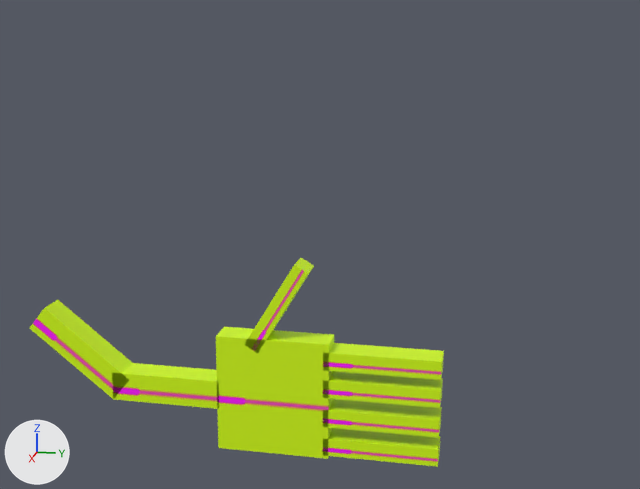
Two versions of the Blender file res/models/arm/arm.blend, one commit apart.
One viewpoint serves both versions: a 50 mm camera at (8.29, 4.76, 2.94) aimed at (0.08, 3.12, 0.89). Arrows for +X, +Y and +Z are at lower left; the lights stay in place.

The older version as bpy lines, for what is in view:
```python
me_cube_001 = bpy.data.meshes.new('Cube.001')
me_cube_001.from_pydata(...)  # 12 vertices, 10 faces; spans x -0.151..0.151, y -0.151..0.151, z -0.151..1.015
me_cube_001.materials.append(mat_material_004)  # picture img_fingers
me_cube_002 = bpy.data.meshes.new('Cube.002')
me_cube_002.from_pydata(...)  # 24 vertices, 22 faces; spans x -0.151..0.151, y -0.64..0.592, z -0.151..1.015
me_cube_002.materials.append(mat_material_004)  # picture img_fingers
me_cube_005 = bpy.data.meshes.new('Cube.005')
me_cube_005.from_pydata(...)  # 12 vertices, 10 faces; spans x -0.151..0.151, y -0.151..0.151, z -0.151..1.015
me_cube_005.materials.append(mat_material_004)  # picture img_fingers
ob_hand = bpy.data.objects.new('hand', me_cube_002)
ob_hand.location = (0.0, 2.207, -0.741)
ob_hand.rotation_euler = (-1.576, 0.0, 0.0)  # degrees (-90, 0, 0)
ob_middle_finger = bpy.data.objects.new('middle_finger', me_cube_005)
ob_middle_finger.location = (0.0, 3.318, -0.583)
ob_middle_finger.rotation_euler = (-1.576, 0.0, 0.0)  # degrees (-90, 0, 0)
ob_middle_finger.scale = (1.0, 0.616, 1.0)
ob_upper_arm = bpy.data.objects.new('upper_arm', me_cube_001)
ob_upper_arm.location = (0.0, 0.214, -0.131)
ob_upper_arm.rotation_euler = (-2.25, 0.0, 0.0)  # degrees (-129, 0, 0)
# also in view: 'lower_arm' at (0.0, 1.49, -0.74); 'index_finger' at (0.0, 3.75, -0.29); 'ring_finger' at (0.0, 3.75, -0.9); 'pinky_finger' at (0.0, 3.75, -1.22); 'thumb' at (0.0, 2.69, 0.22)
```
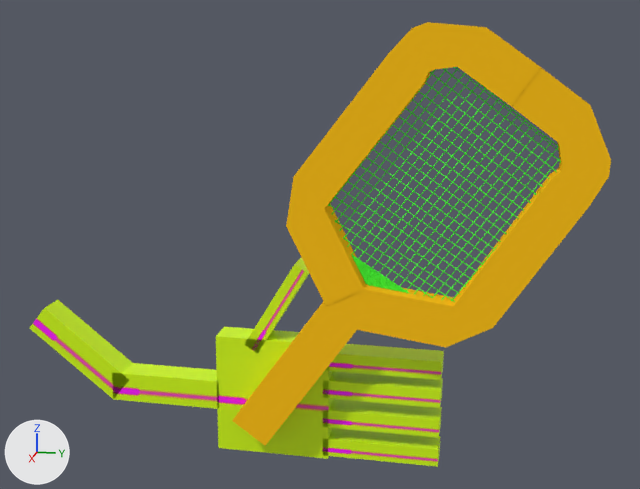
The newer file is also turned or shifted as a whole; pictures and numbers use the older file's frame.

The change, as a diff of the scene's bpy script:
```diff
--- a/res/models/arm/arm.blend.py
+++ b/res/models/arm/arm.blend.py
@@ img_material_base_color_png @@
+img_material_base_color_png = load_image('Material Base Color.png', 'Material Base Color.png', 1024, 1024, 'sRGB')
@@ img_plane_base_color_png @@
+img_plane_base_color_png = load_image('Plane Base Color.png', 'Plane Base Color.png', 1024, 1024, 'sRGB')
@@ mat_material_002 @@
+mat_material_002 = principled_material('Material.002')
+mat_material_002.texture = img_material_base_color_png
+mat_material_002.specular_ior_level = 0.0
@@ mat_material_001 @@
+mat_material_001 = principled_material('Material.001')
+mat_material_001.texture = img_plane_base_color_png
+mat_material_001.specular_ior_level = 0.0
@@ me_cube_009 @@
+me_cube_009.from_pydata(...)  # 100 vertices, 168 faces; spans x -1.0..1.0, y -5.7..5.5, z -1.0..20.7
+me_cube_009.materials.append(mat_material_002)  # picture img_material_base_color_png
@@ me_plane @@
+me_plane.from_pydata(...)  # 8379 vertices, 21588 faces; spans x -5.0..5.44, y -4.11..3.91, z -0.1..0.12
+me_plane.materials.append(mat_material_001)  # picture img_plane_base_color_png
@@ ob_cube @@
+ob_cube = bpy.data.objects.new('Cube', me_cube_009)
+ob_cube.location = (0.295, 2.589, -0.825)
+ob_cube.rotation_euler = (0.62, 0.0166, -3.137)  # degrees (36, 1, -180)
+ob_cube.scale = (0.144, 0.206, 0.206)
@@ ob_plane @@
+ob_plane = bpy.data.objects.new('Plane', me_plane)
+ob_plane.location = (0.249, 4.227, 1.467)
+ob_plane.rotation_euler = (1.599, 0.95, -1.543)  # degrees (92, 54, -88)
+ob_plane.scale = (0.206, 0.206, 0.144)
```

Boxes (x1, y1, x2, y2) around the edits, measured in the pictures (640 x 489 px):
'Cube', added (yellow): after (233, 22, 611, 445)
'Plane', added (green): after (328, 67, 561, 302)
